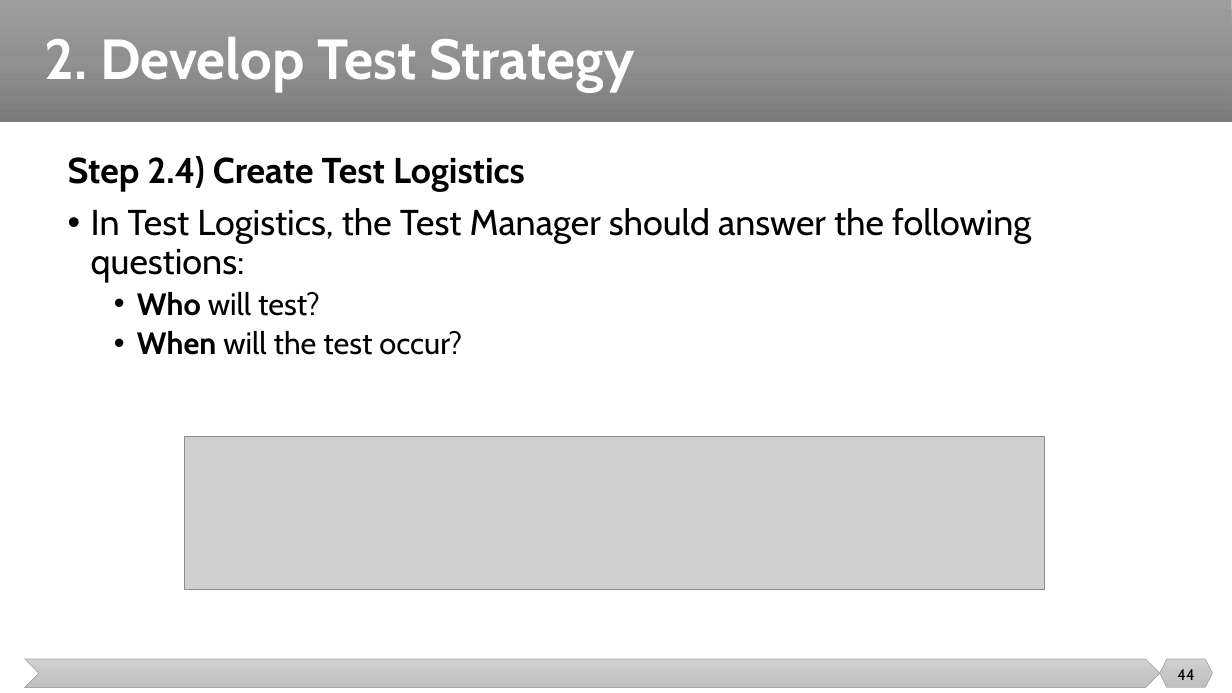
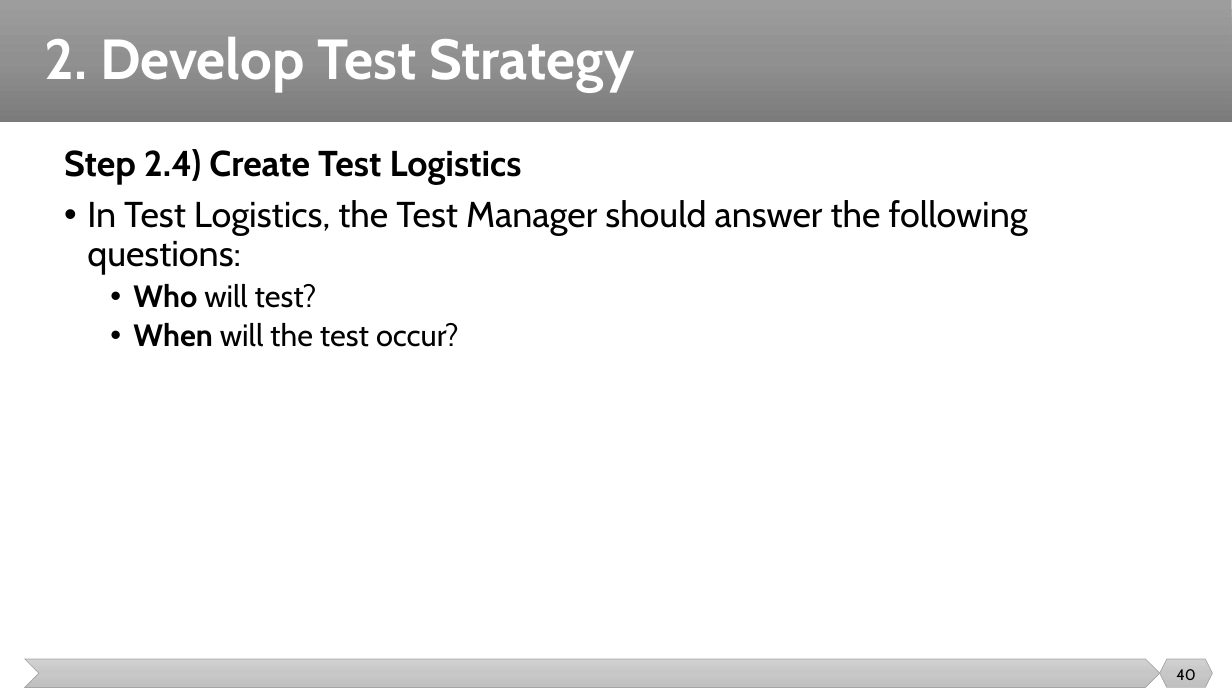
Before and after one commit to malenezi/malenezi, a slide deck: slide 40 of SE401/Lectures/5-Test Management/Test Management.pptx (slide 44 before the commit). Drawn at 1232x693 pixels with LibreOffice and Linux fonts; fonts in the diff are those of the drawing; grey boxes stand for pictures. Boxes give left, top, right and bottom in pixels: in the first picture for what was removed or moved away, otherwise in the second. Text is boxed around its words. In the diff, an @@ line names an element or a change of style, - is before the commit and + after.

```diff
--- a/SE401/Lectures/5-Test Management/Test Management.pptx
+++ b/SE401/Lectures/5-Test Management/Test Management.pptx
@@ text "Step 2.4) Create Test Logistics" moved from (x1=68, y1=156, x2=1031, y2=355) to (x1=64, y1=149, x2=1028, y2=347) @@
@@ picture removed at (x1=185, y1=436, x2=1044, y2=590) @@
@@ page number at (x1=1176, y1=669, x2=1196, y2=680): text changed @@
-44
+40
```
Also in this commit, not shown: 5 other slides changed, 4 slides removed.
